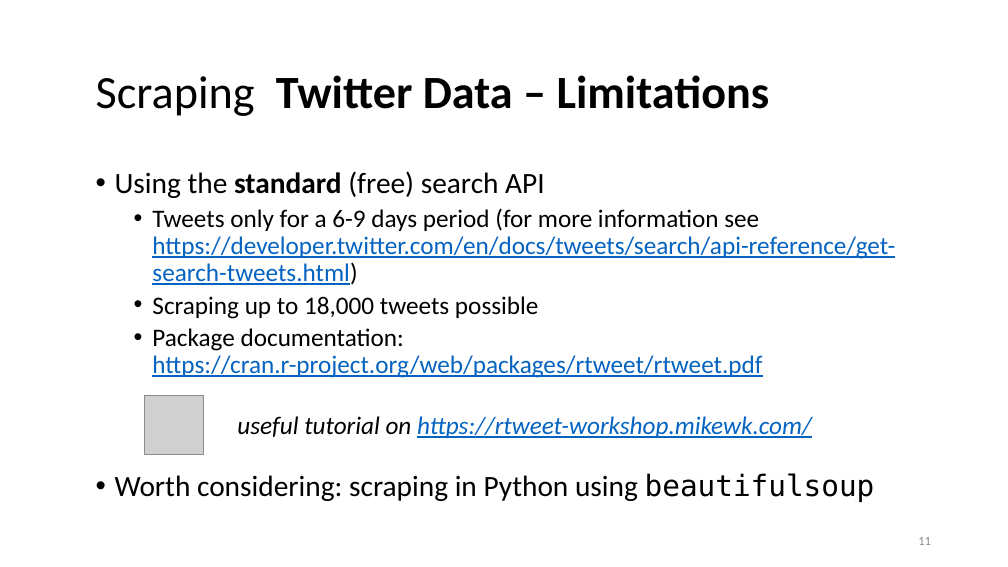
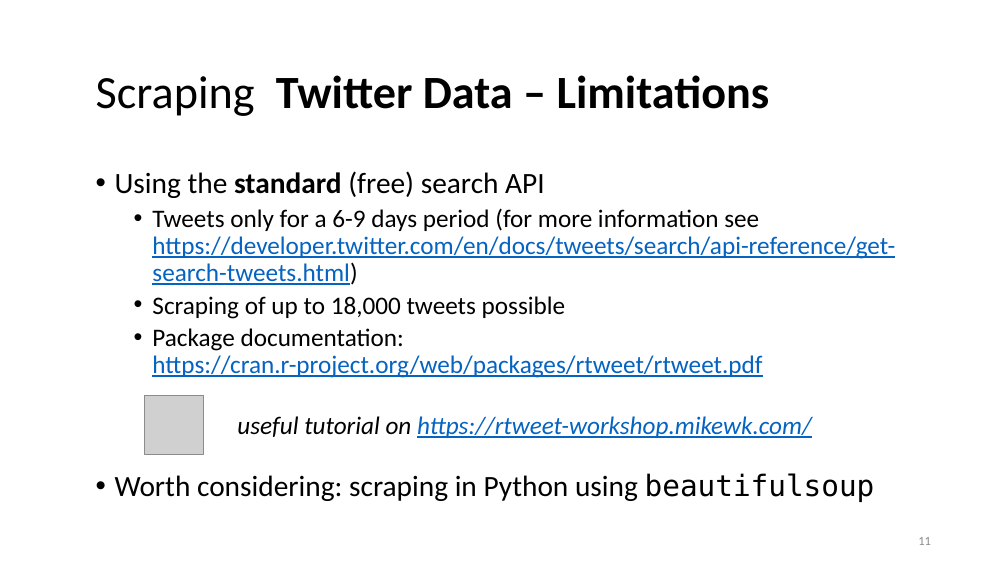
Before and after one commit to lisa-wm/consulting, a slide deck: slide 11 of 5_seminar/Contents_Part_02/slides/slides_II_1.pptx. Drawn at 1008x567 pixels with LibreOffice and Linux fonts; fonts in the diff are those of the drawing; grey boxes stand for pictures. Boxes give left, top, right and bottom in pixels: in the first picture for what was removed or moved away, otherwise in the second. Text is boxed around its words. In the diff, an @@ line names an element or a change of style, - is before the commit and + after.

```diff
--- a/5_seminar/Contents_Part_02/slides/slides_II_1.pptx
+++ b/5_seminar/Contents_Part_02/slides/slides_II_1.pptx
@@ text at [152, 296, 566, 319]: text changed @@
-  • Scraping up to 18,000 tweets possible
+  • Scraping of up to 18,000 tweets possible
```
Also in this commit, not shown: 13 other slides changed, 1 slide added, 1 slide removed, 4 other files.
